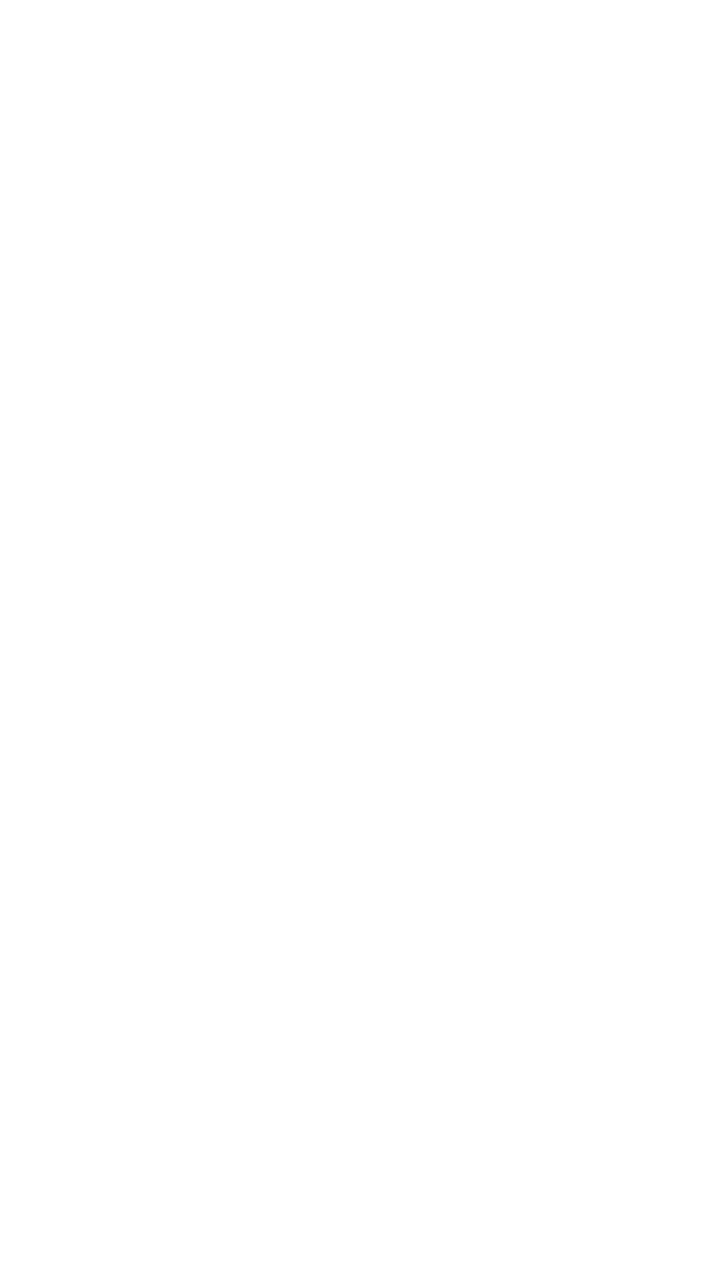
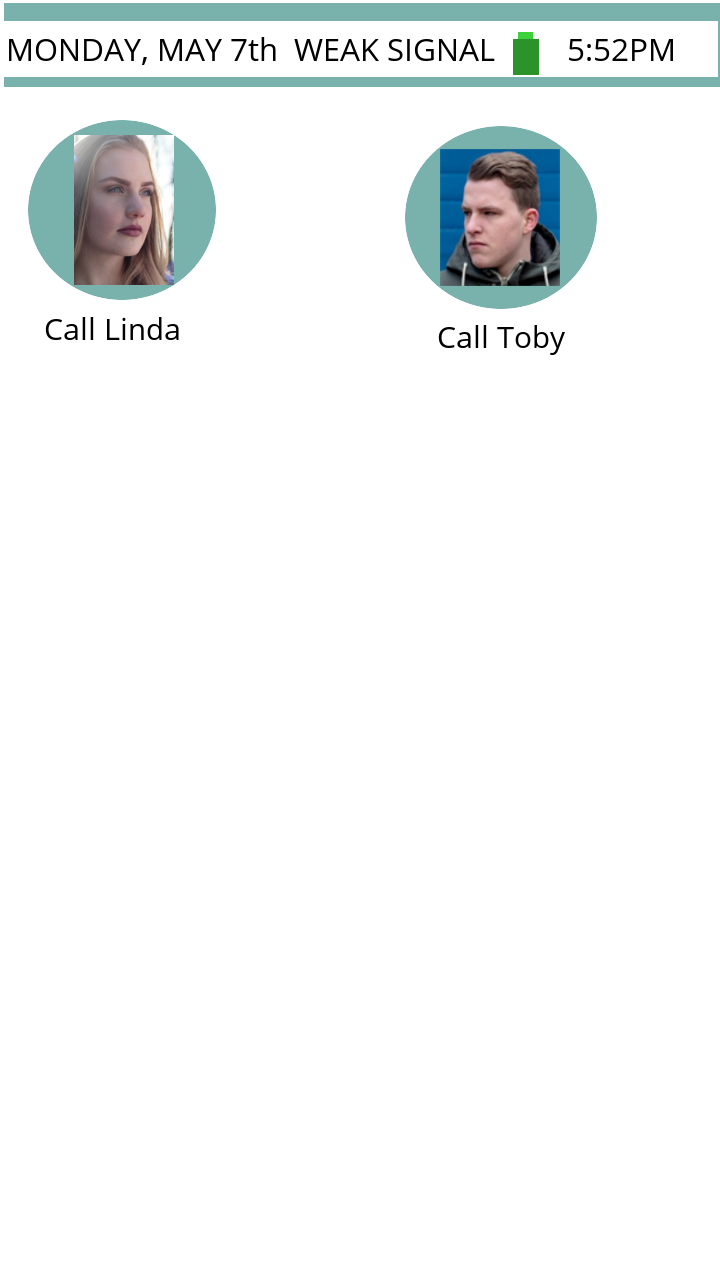
Before/after of a 720x1280 layered artwork. What changed in the layer stack:
added layer "Call Toby" above "Call Linda" over [438, 325, 565, 355]
added layer "Call Linda" above "pexels-photo-998421.jpeg" over [45, 317, 179, 340]
added layer "pexels-photo-998421.jpeg" above "adult-beautiful-blond-998425.jpg" over [440, 149, 560, 286]
added layer "adult-beautiful-blond-998425.jpg" above "Contact1" over [74, 135, 174, 285]
added layer "Contact1" above "MONDAY, MAY 7th WEAK SIGNAL ..." over [28, 120, 597, 309]
added layer "MONDAY, MAY 7th WEAK SIGNAL ..." above "Battery" over [9, 32, 673, 65]
added layer "Battery" above "Background" over [513, 32, 539, 75]
painted on "Background" over [4, 3, 720, 355]
